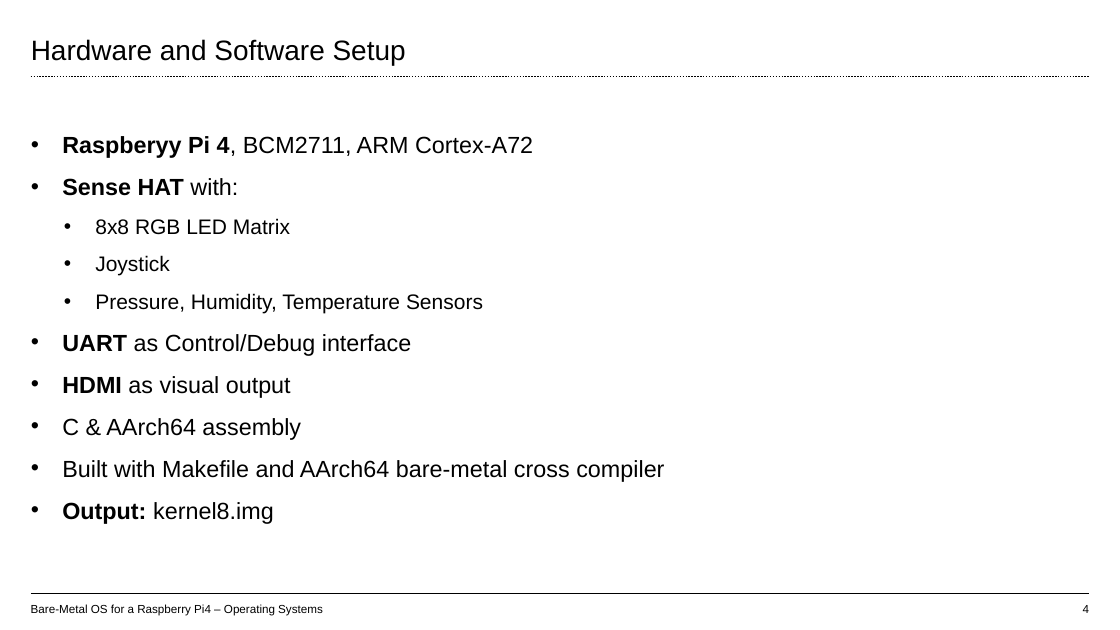
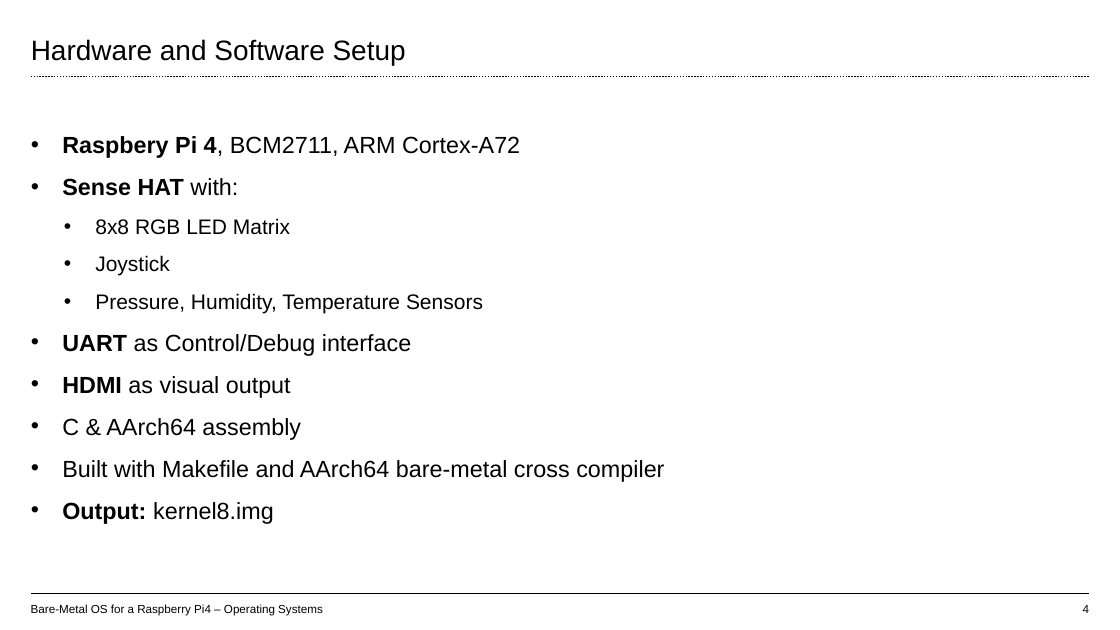
Before and after one commit to Antimon80/raspi-os, a slide deck: slide 4 of docs/final-presentation.pptx. Drawn at 1120x630 pixels with LibreOffice and Linux fonts; fonts in the diff are those of the drawing. Boxes give left, top, right and bottom in pixels: in the first picture for what was removed or moved away, otherwise in the second. Text is boxed around its words. In the diff, an @@ line names an element or a change of style, - is before the commit and + after.

Commit message:
docs: fixed some typos in final-presentation

```diff
--- a/docs/final-presentation.pptx
+++ b/docs/final-presentation.pptx
@@ text at [62, 136, 520, 158]: text changed @@
-• Raspberyy Pi 4, BCM2711, ARM Cortex-A72
+• Raspbery Pi 4, BCM2711, ARM Cortex-A72
```
Also in this commit, not shown: 1 other slide changed, 1 other file.
